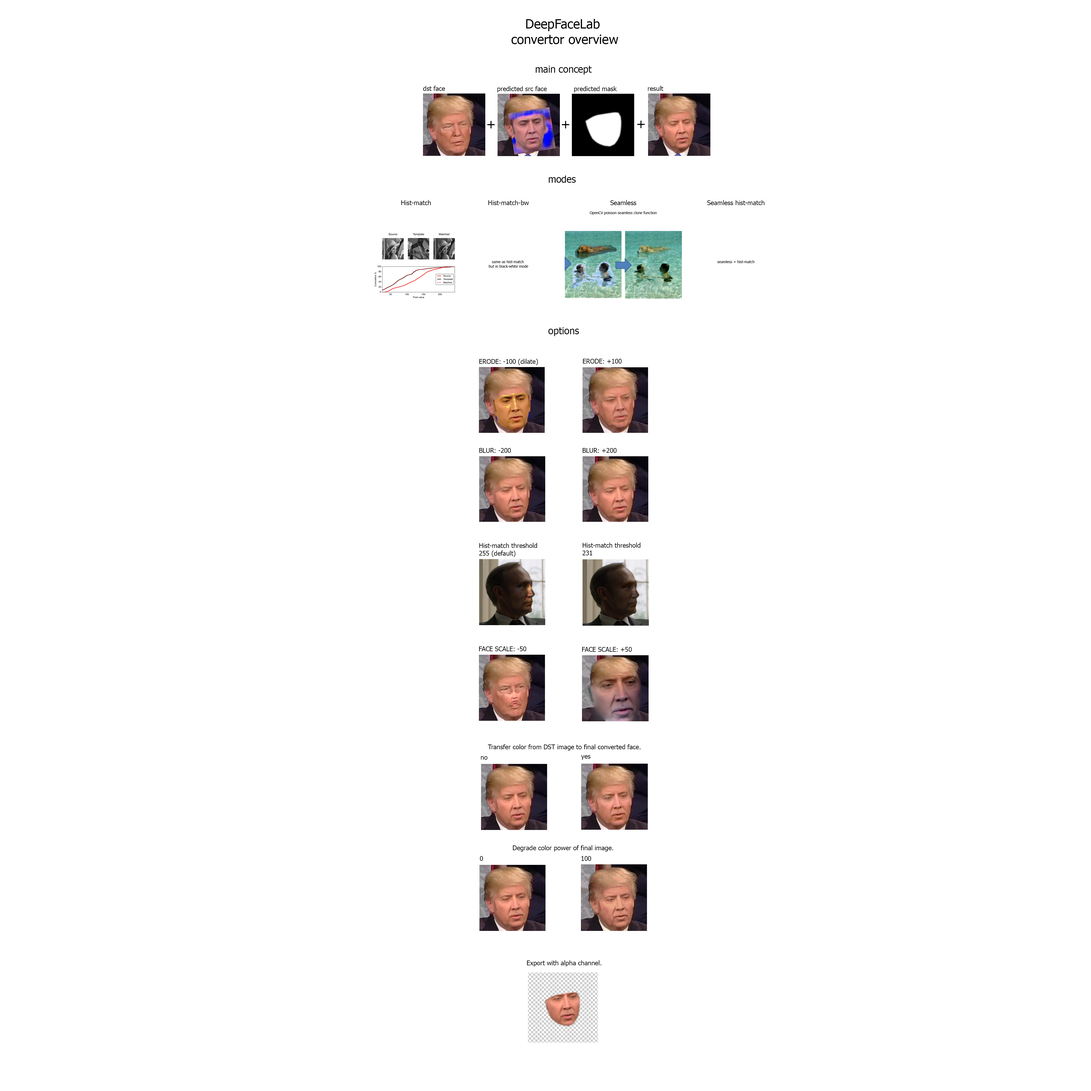
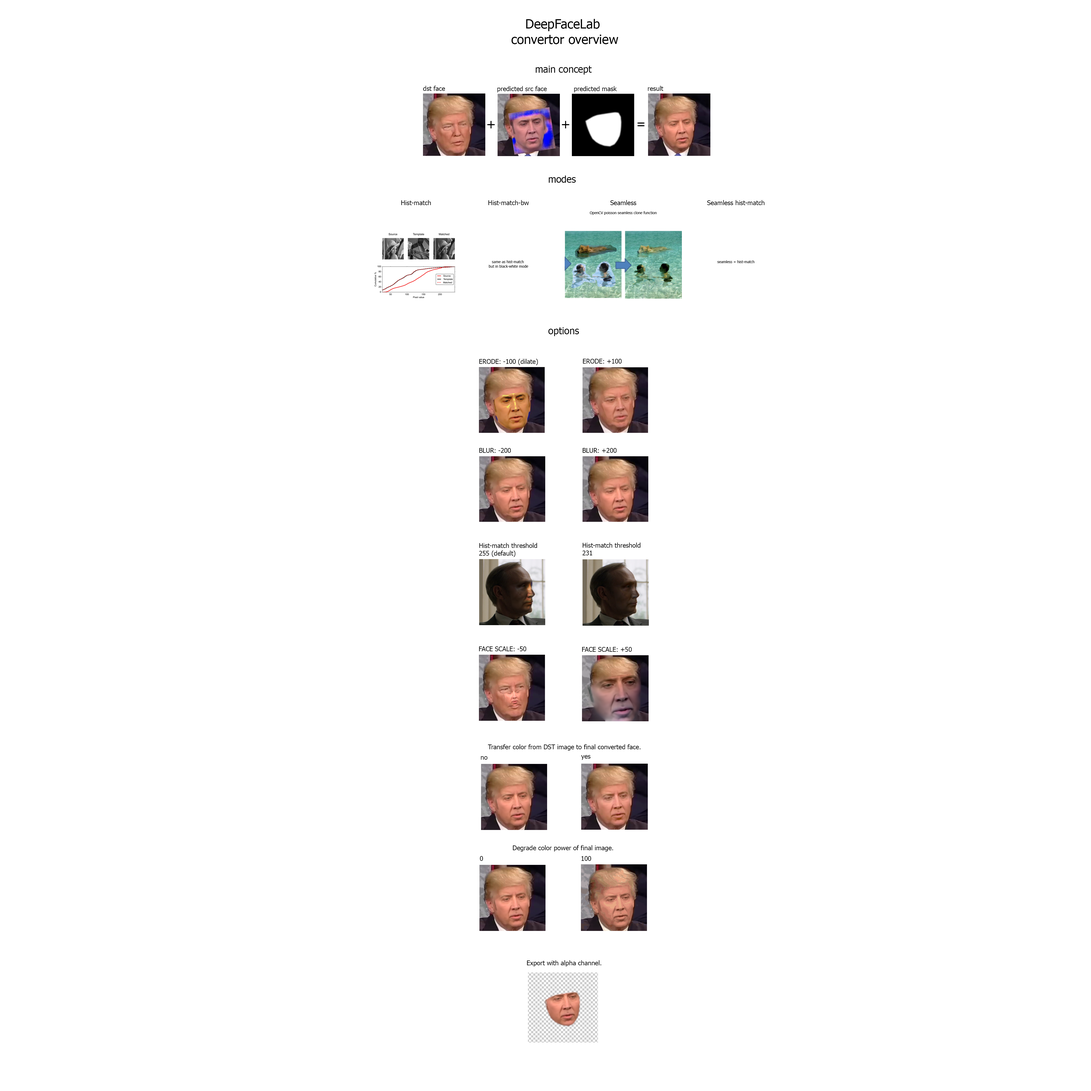
Layers edited between the first and the second 1091px x 1091px image:
renamed "+ copy" to "=", painted on it over box(637, 120, 646, 129)
